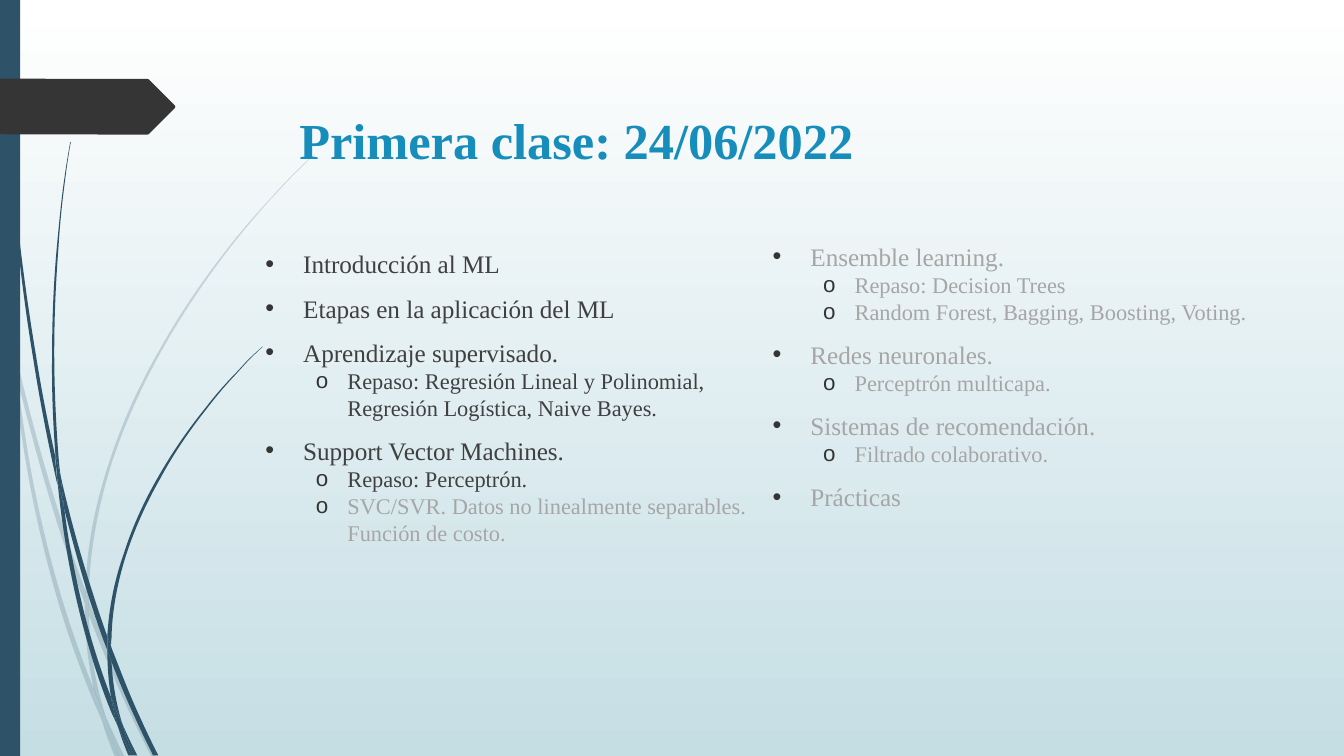
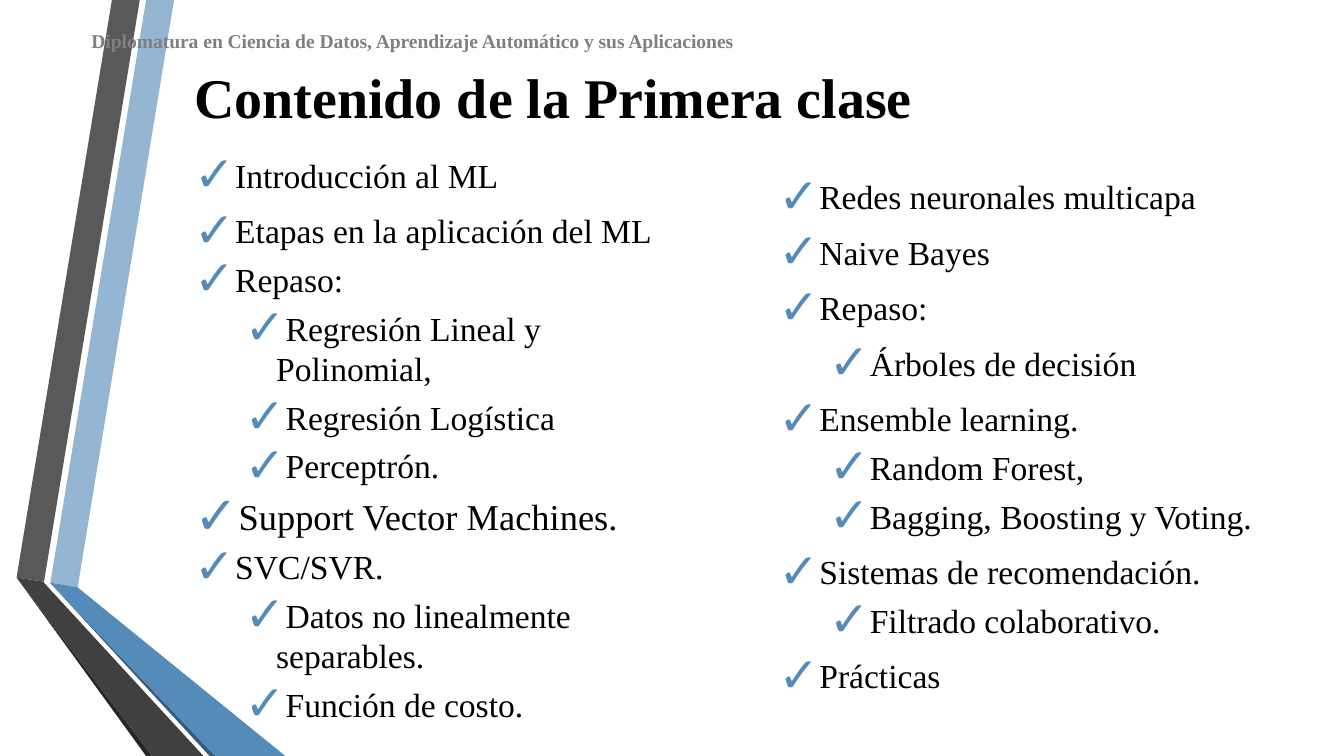
Before and after one commit to DiploDatos/AprendizajeSupervisado, a slide deck: slide 2 of Teórico/Aprendizaje Supervisado - Clase I.ppsx (slide 4 before the commit). Drawn at 1344x756 pixels with LibreOffice and Linux fonts; fonts in the diff are those of the drawing; background and template pictures are left out. Boxes give left, top, right and bottom in pixels: in the first picture for what was removed or moved away, otherwise in the second. Text is boxed around its words. In the diff, an @@ line names an element or a change of style, - is before the commit and + after.

```diff
--- a/Teórico/Aprendizaje Supervisado - Clase I.ppsx
+++ b/Teórico/Aprendizaje Supervisado - Clase I.ppsx
@@ background gradient #FFFFFF to #C5DEE5 to picture (left out) @@
@@ rectangle removed at <box>0,0,20,755</box> @@
@@ freeform shape: place and size @@
-freeform shape at <box>51,142,70,476</box>
+freeform shape at <box>16,0,140,582</box>
@@ freeform shape at <box>16,0,140,582</box>: fill #2E5369 to #595959 @@
@@ freeform shape added at <box>51,0,175,587</box>, fill #94B6D2 @@
@@ text added at <box>91,33,733,53</box>, 10.5 pt, text #808080, bold @@
+Diplomatura en Ciencia de Datos, Aprendizaje Automático y sus Aplicaciones
@@ freeform shape removed at <box>0,79,175,136</box> @@
@@ title at <box>194,79,912,119</box>: text changed; size 27 to 30 pt; text colour #178DBB to #000000 @@
-Primera clase: 24/06/2022
+Contenido de la Primera clase
@@ text "Introducción al ML": place and size @@
-text "Introducción al ML" at <box>303,255,746,541</box>
+text "Introducción al ML" at <box>235,164,651,718</box>
@@ text "Redes neuronales multicapa": place and size @@
-text "Redes neuronales multicapa" at <box>810,249,1246,506</box>
+text "Redes neuronales multicapa" at <box>819,185,1251,689</box>
@@ text "Redes neuronales multicapa" at <box>819,185,1251,689</box>: vertical alignment top to middle @@
@@ text at <box>235,164,651,537</box>: size 13.5 to 18 pt in "Introducción al ML", "Etapas en la aplicación del ML"; text colour #404040 to #000000 in "Introducción al ML", "Etapas en la aplicación del ML", "Support Vector Machines."; size 13.5 to 19.5 pt in "Support Vector Machines."; bullet • to ✓; bullet colour #353535 to #558BB8; less space between paragraphs @@
@@ text at <box>819,185,1196,377</box>: paragraphs added @@
+✓ Redes neuronales multicapa
+✓ Naive Bayes
+✓ Repaso:
+  ✓ Árboles de decisión
@@ text at <box>235,270,555,485</box>: text changed; size 12 to 18 pt; text colour #404040 to #000000 @@
-• Aprendizaje supervisado.
-  o Repaso: Regresión Lineal y Polinomial, Regresión Logística, Naive Bayes.
+✓ Repaso:
+  ✓ Regresión Lineal y Polinomial,
+  ✓ Regresión Logística
+  ✓ Perceptrón.
@@ text at <box>819,407,1200,689</box>: size 13.5 to 18 pt in "Ensemble learning.", "Sistemas de recomendación.", "Prácticas"; text colour #A6A6A6 to #000000 in "Ensemble learning.", "Sistemas de recomendación.", "Filtrado colaborativo.", "Prácticas"; size 12 to 18 pt in "Filtrado colaborativo."; bullet • to ✓; bullet colour #353535 to #558BB8; bullet o to ✓; more space between paragraphs @@
@@ text at <box>870,456,1251,535</box>: text changed; size 12 to 18 pt; text colour #A6A6A6 to #000000 @@
-  o Repaso: Decision Trees
-  o Random Forest, Bagging, Boosting, Voting.
-• Redes neuronales.
-  o Perceptrón multicapa.
+  ✓ Random Forest,
+  ✓ Bagging, Boosting y Voting.
@@ text at <box>235,556,571,718</box>: text changed; size 12 to 18 pt; text colour #A6A6A6 to #000000 @@
-  o Repaso: Perceptrón.
-  o SVC/SVR. Datos no linealmente separables. Función de costo.
+✓ SVC/SVR.
+  ✓ Datos no linealmente separables.
+  ✓ Función de costo.
@@ freeform shape: place and size @@
-freeform shape at <box>85,603,106,716</box>
+freeform shape at <box>16,578,152,756</box>
@@ freeform shape at <box>16,578,152,756</box>: fill #2E5369 at 20% opacity to #262626 @@
@@ freeform shape added at <box>16,578,203,756</box>, fill #404040 @@
@@ freeform shape: place and size @@
-freeform shape at <box>89,601,156,756</box>
+freeform shape at <box>51,583,216,756</box>
@@ freeform shape at <box>51,583,216,756</box>: fill #2E5369 at 20% opacity to #355D7E @@
@@ freeform shape added at <box>51,583,286,756</box>, fill #558BB8 @@
@@ group removed at <box>0,155,314,756</box>: 8 freeform shapes @@
@@ group removed at <box>3,0,263,756</box>: 11 freeform shapes @@
```
Also in this commit, not shown: 27 other slides changed, 11 slides added, 14 slides removed, 4 other files.
